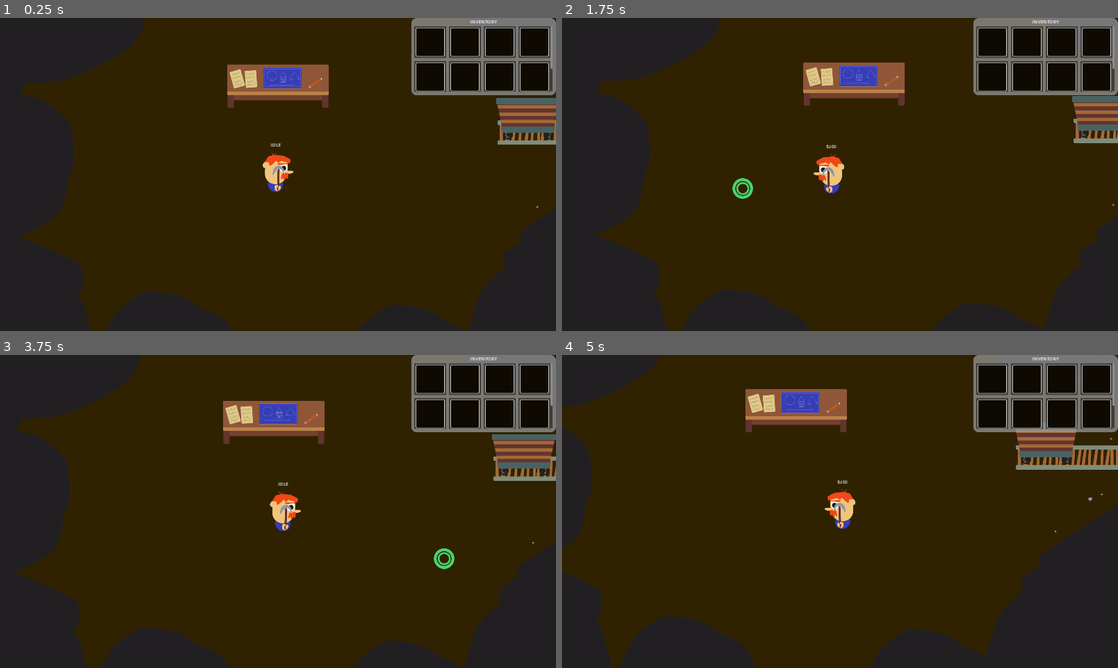
Above: before the commit, frames 1-4 (two rows, left to right).
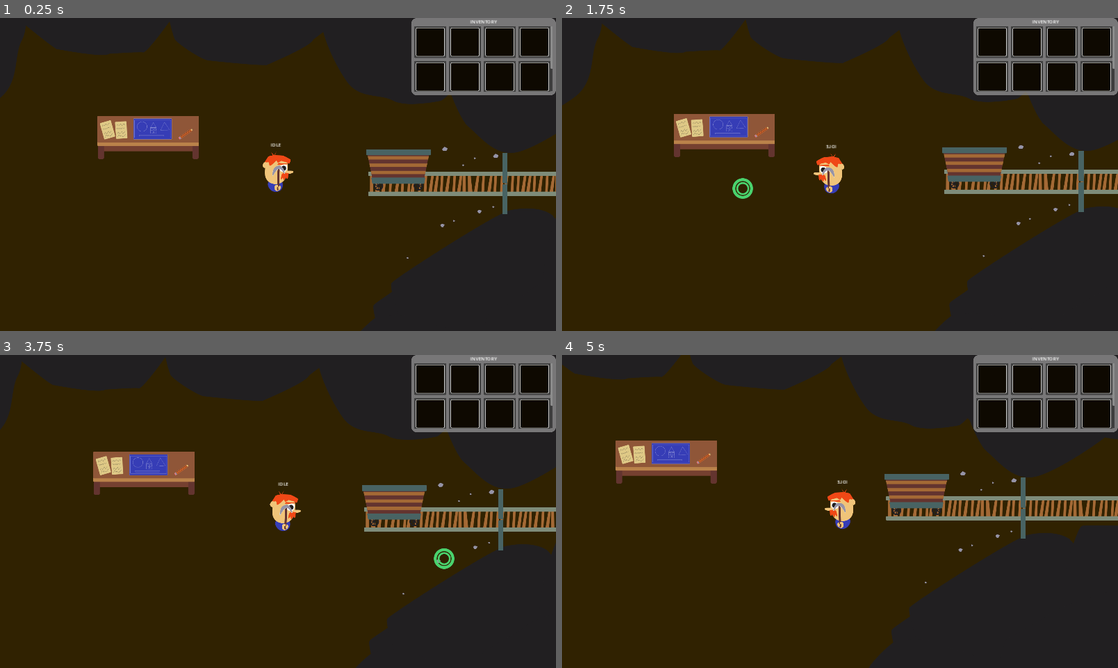
Above: after the commit, the same moments.

Repository: mathew-tran/Excavation
Game: Godot game, scene res://Scene/Hub.tscn
The game is run twice, just before and just after one commit, with the same random seed, the same clock (stepped at 60 frames per second) and the same inputs.
Inputs (mouse positions are in pixels of both pictures, inside the frame that each line leads up to):
- Up to frame 1 (0.25 s): no input
- Up to frame 2 (1.75 s): tap Enter at 0.5 s; move the mouse to (962, 158) at 0.52 s; hold H (clear_data) 0.53-1.28 s; tap Space at 1.25 s; move the mouse to (728, 190) at 1.27 s; click (728, 190) at 1.35 s
- Up to frame 3 (3.75 s): move the mouse to (333, 442) at 2.02 s; hold Right mouse button (right_click) 2.03-2.78 s; move the mouse to (250, 574) at 2.77 s; tap H (clear_data) at 2.85 s; tap Enter at 3.5 s; move the mouse to (444, 558) at 3.52 s; press the mouse at (444, 558) at 3.53 s
- Up to frame 4 (5 s): move the mouse to (673, 464) at 4.27 s; release the mouse at (673, 464) at 4.28 s; right-click (673, 464) at 4.35 s

The runs differ from the first frame. In frame 1, 34% of the frame differs, in the area x 0-100%, y 0-100%; in frame 2, 35%; in frame 3, 34%; in frame 4, 29%.

Commit message:
be able to retain mission progress per track

Diff:
--- a/Data/Crafts/CraftTrack.gd
+++ b/Data/Crafts/CraftTrack.gd
@@ -4,3 +4,12 @@
 @export var TrackName = "DEFAULT"
 @export var Crafts : Array[CraftResource]
 @export var bUnlockedByDefault = false
+
+func CraftCompleted(craft : CraftResource):
+	Progression.SetEntitlement(TrackName + craft.CraftID, 1)
+
+func GetNextCraft():
+	for craft in Crafts:
+		if Progression.HasEntitlement(TrackName + craft.CraftID) == false:
+			return craft
+	return null
--- a/Data/Crafts/Main/001_Main.tres
+++ b/Data/Crafts/Main/001_Main.tres
@@ -20,6 +20,6 @@
 script = ExtResource("5_34ufs")
 Title = "Research Pick Axe Strength"
 Description = "Increase Pick Axe Strength by 10%"
-CraftID = "000"
+CraftID = "001"
 Requirements = Array[ExtResource("1_dnhq7")]([SubResource("Resource_3srxr")])
 Rewards = Array[ExtResource("3_lkkn3")]([SubResource("Resource_wysy4")])
--- /dev/null
+++ b/Data/Crafts/Main/002_Main.tres
@@ -0,0 +1,25 @@
+[gd_resource type="Resource" script_class="CraftResource" load_steps=9 format=3 uid="uid://dhmmfqocx8b6i"]
+
+[ext_resource type="Script" path="res://Data/Crafts/CraftRequirement.gd" id="1_y0ijg"]
+[ext_resource type="Resource" uid="uid://cv5blbplmpe3x" path="res://Data/Materials/001_Stone.tres" id="2_pmtta"]
+[ext_resource type="Script" path="res://Data/Crafts/CraftReward.gd" id="3_2x1oe"]
+[ext_resource type="Resource" uid="uid://b6xc6s5nw67hj" path="res://Data/Entitlements/Mining/MINING_SPEED_1.tres" id="4_wd1un"]
+[ext_resource type="Script" path="res://Data/Crafts/CraftReward_Entitlement.gd" id="5_3nw3x"]
+[ext_resource type="Script" path="res://Data/Crafts/CraftResource.gd" id="6_1lgx2"]
+
+[sub_resource type="Resource" id="Resource_3srxr"]
+script = ExtResource("1_y0ijg")
+MaterialType = ExtResource("2_pmtta")
+MaterialAmount = 3
+
+[sub_resource type="Resource" id="Resource_wysy4"]
+script = ExtResource("5_3nw3x")
+Entitlement = ExtResource("4_wd1un")
+
+[resource]
+script = ExtResource("6_1lgx2")
+Title = "Research Pick Axe Strength II"
+Description = "Increase Pick Axe Strength by 10%"
+CraftID = "002"
+Requirements = Array[ExtResource("1_y0ijg")]([SubResource("Resource_3srxr")])
+Rewards = Array[ExtResource("3_2x1oe")]([SubResource("Resource_wysy4")])
--- a/Data/Crafts/Main/TRACK_MAIN.tres
+++ /dev/null
@@ -1,11 +0,0 @@
-[gd_resource type="Resource" script_class="CraftTrack" load_steps=4 format=3 uid="uid://0i3lh7ognroj"]
-
-[ext_resource type="Script" path="res://Data/Crafts/CraftResource.gd" id="1_6skm0"]
-[ext_resource type="Resource" uid="uid://bt2xhur8il26r" path="res://Data/Crafts/Main/001_Main.tres" id="2_kbm60"]
-[ext_resource type="Script" path="res://Data/Crafts/CraftTrack.gd" id="2_q8div"]
-
-[resource]
-script = ExtResource("2_q8div")
-TrackName = "MAIN"
-Crafts = Array[ExtResource("1_6skm0")]([ExtResource("2_kbm60")])
-bUnlockedByDefault = true
--- /dev/null
+++ b/Data/Crafts/Tracks/TRACK_MAIN.tres
@@ -0,0 +1,12 @@
+[gd_resource type="Resource" script_class="CraftTrack" load_steps=5 format=3 uid="uid://0i3lh7ognroj"]
+
+[ext_resource type="Script" path="res://Data/Crafts/CraftResource.gd" id="1_rilr1"]
+[ext_resource type="Resource" uid="uid://bt2xhur8il26r" path="res://Data/Crafts/Main/001_Main.tres" id="2_yt5ne"]
+[ext_resource type="Resource" uid="uid://dhmmfqocx8b6i" path="res://Data/Crafts/Main/002_Main.tres" id="3_0vewp"]
+[ext_resource type="Script" path="res://Data/Crafts/CraftTrack.gd" id="4_5k0q2"]
+
+[resource]
+script = ExtResource("4_5k0q2")
+TrackName = "MAIN"
+Crafts = Array[ExtResource("1_rilr1")]([ExtResource("2_yt5ne"), ExtResource("3_0vewp")])
+bUnlockedByDefault = true
--- a/Scene/Hub.tscn
+++ b/Scene/Hub.tscn
@@ -176,7 +176,7 @@
 position = Vector2(912, 176)
 
 [node name="Player" parent="." instance=ExtResource("1_0waba")]
-position = Vector2(912, 480)
+position = Vector2(1360, 304)
 
 [node name="Gate" parent="." instance=ExtResource("7_biec1")]
 position = Vector2(2144, 336)
--- a/Scripts/UI/Crafting/CraftButton.gd
+++ b/Scripts/UI/Crafting/CraftButton.gd
@@ -1,12 +1,17 @@
 extends Panel
 
+class_name CraftButton
+
 @export var CraftingResource : CraftResource
+var RelatedTrack : CraftTrack
 
 @onready var ItemContainer = $VBoxContainer/GridContainer
 
-signal CraftCompleted
+signal CraftCompleted(craftButton)
 
-func _ready():
+func Setup(craftResource : CraftResource, craftTrack : CraftTrack):
+	CraftingResource = craftResource
+	RelatedTrack = craftTrack
 	if Finder.GetInventory().bHasBeenLoaded == false:
 		await Finder.GetInventory().InventoryLoaded
 	$VBoxContainer/Title.text = CraftingResource.Title
@@ -24,6 +29,8 @@
 	UpdateButton()
 
 func UpdateButton():
+	if is_instance_valid(self) == false:
+		return
 	var bIsPurchaseable = true
 	for item in ItemContainer.get_children():
 		if item.DoesMeetRequirement() == false:
@@ -44,7 +51,7 @@
 	# Assuming player has the right amount of materials.
 	for item in ItemContainer.get_children():
 		Finder.GetInventory().RemoveItem(item.CraftReq.MaterialType, item.CraftReq.MaterialAmount)
-	CraftCompleted.emit()
+	CraftCompleted.emit(self)
 	CraftingResource.Give()
 	SaveManager.Save()
 	queue_free()
--- a/Scripts/UI/Crafting/CraftUI.gd
+++ b/Scripts/UI/Crafting/CraftUI.gd
@@ -1,9 +1,34 @@
 extends CanvasLayer
 
+@onready var CraftContainer = $Panel/VBoxContainer/ScrollContainer/GridContainer
 func _ready():
+
+	await SaveManager.DataLoaded
+
+	for child in CraftContainer.get_children():
+		child.queue_free()
+
+	var tracks = Helper.GetAllFilePaths("res://Data/Crafts/Tracks/")
+	for track in tracks:
+		var currentTrack = load(track) as CraftTrack
+		var currentCraft = null
+		if currentTrack.bUnlockedByDefault:
+			currentCraft = currentTrack.GetNextCraft()
+		AttemptCreateNextCraft(currentCraft, currentTrack)
+
+func AttemptCreateNextCraft(craft, track):
+	if is_instance_valid(craft):
+		var instance = load("res://Prefabs/UI/Crafting/CraftButton.tscn").instantiate() as CraftButton
+		CraftContainer.add_child(instance)
+		instance.CraftCompleted.connect(OnCraftCompleted)
+		instance.Setup(craft, track)
+
+func OnCraftCompleted(craftButton : CraftButton):
+	craftButton.RelatedTrack.CraftCompleted(craftButton.CraftingResource)
+	var nextCraft = craftButton.RelatedTrack.GetNextCraft()
+	AttemptCreateNextCraft(nextCraft, craftButton.RelatedTrack)
+
+	await get_tree().process_frame
 	for child in $Panel/VBoxContainer/ScrollContainer/GridContainer.get_children():
-		child.CraftCompleted.connect(OnCraftCompleted)
-
-func OnCraftCompleted():
-	for child in $Panel/VBoxContainer/ScrollContainer/GridContainer.get_children():
-		child.UpdateButton()
+		if child != craftButton:
+			child.UpdateButton()
